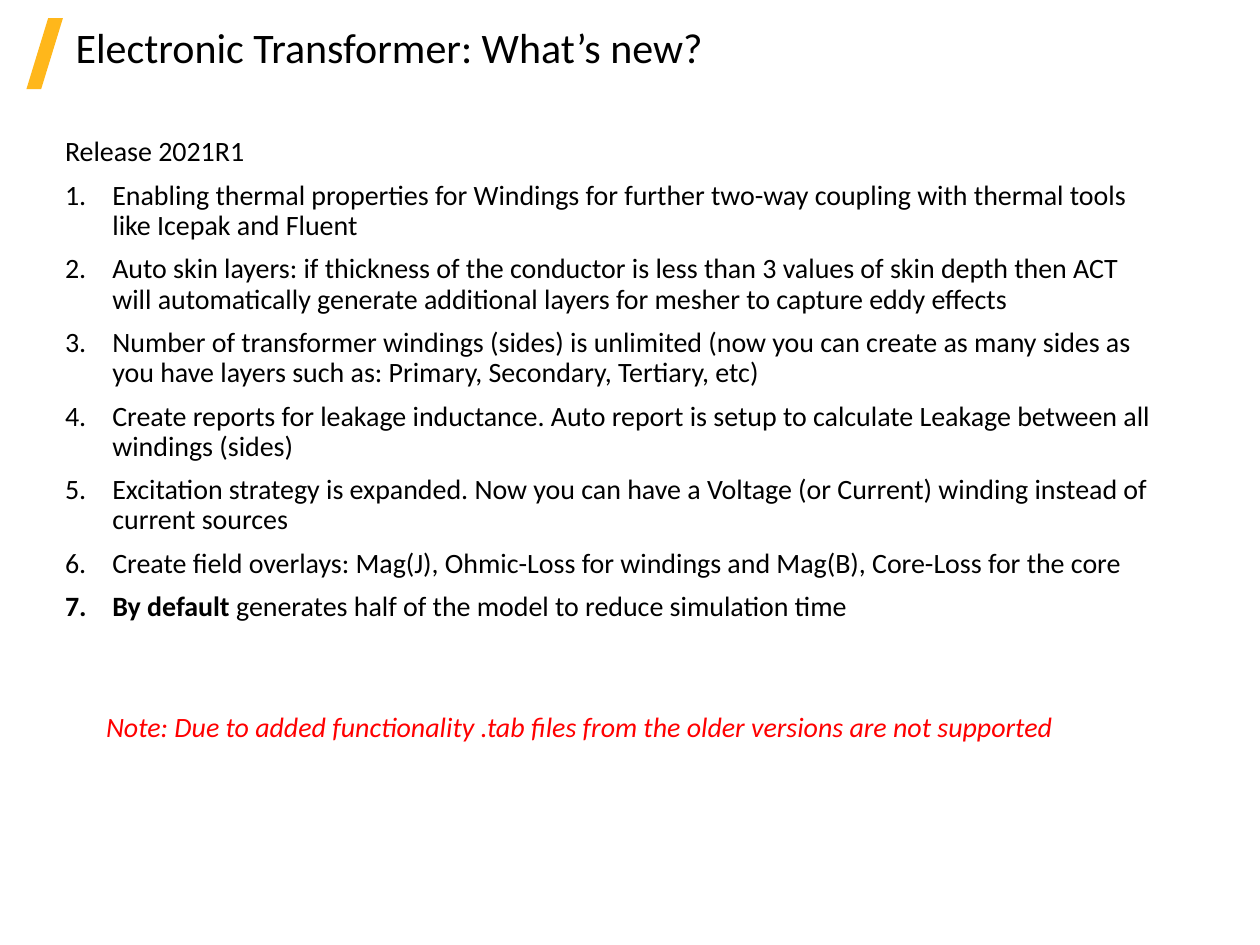
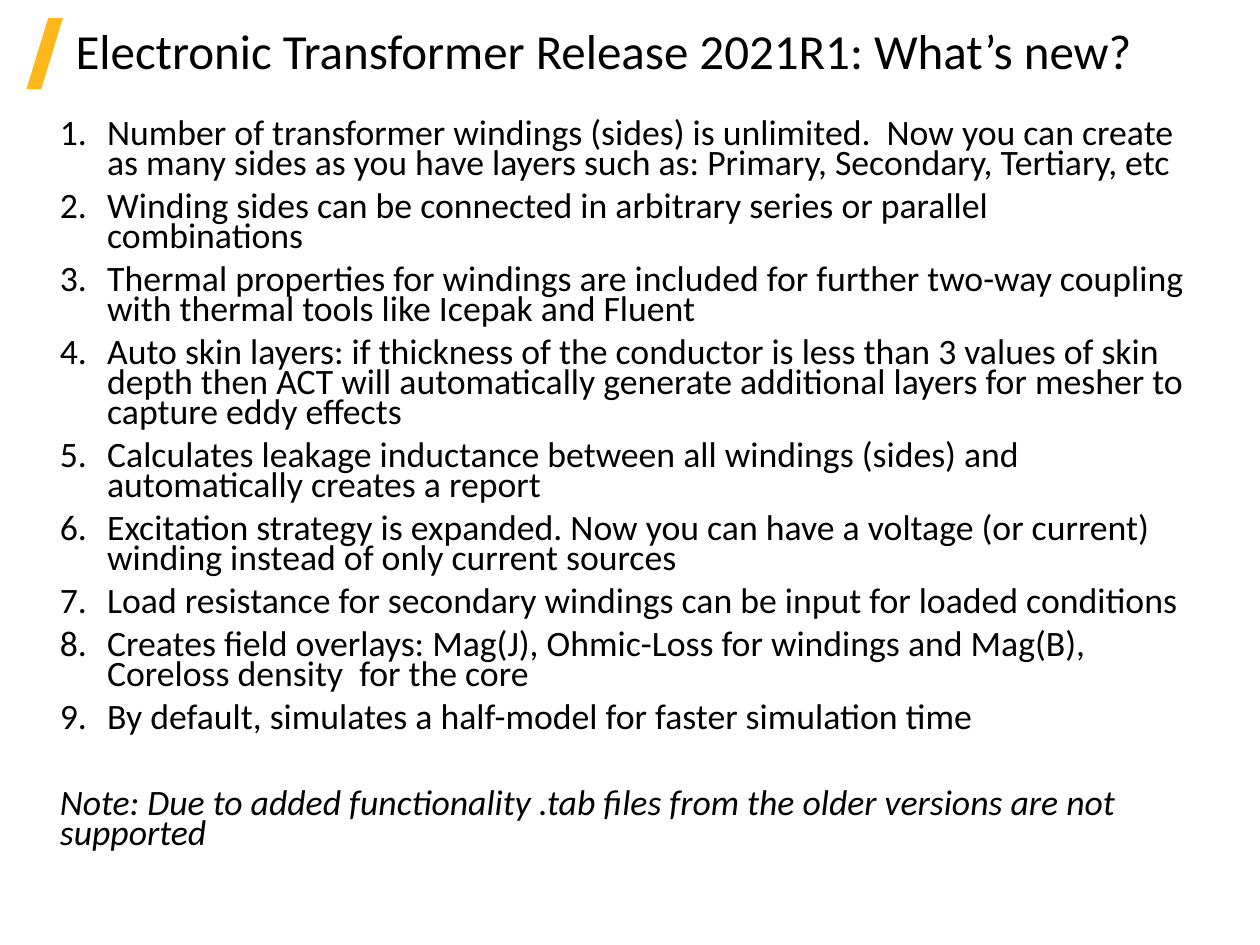
Before and after one commit to beliaev-maksim/ansys-electronic-transformer, a slide deck: slide 4 of help_source(internal)/ETK_2021R1.pptx. Drawn at 1260x945 pixels with LibreOffice and Linux fonts; fonts in the diff are those of the drawing; background and template pictures are left out. Boxes give left, top, right and bottom in pixels: in the first picture for what was removed or moved away, otherwise in the second. Text is boxed around its words. In the diff, an @@ line names an element or a change of style, - is before the commit and + after.

```diff
--- a/help_source(internal)/ETK_2021R1.pptx
+++ b/help_source(internal)/ETK_2021R1.pptx
@@ title at bbox=[76, 34, 1131, 70]: text changed; size 24 to 28 pt @@
-Electronic Transformer: What’s new?
+Electronic Transformer Release 2021R1: What’s new?
@@ text "Number of transformer windings (sides) ...": place and size @@
-text "Number of transformer windings (sides) ..." at bbox=[65, 141, 1149, 621]
+text "Number of transformer windings (sides) ..." at bbox=[60, 119, 1183, 851]
@@ text at bbox=[107, 119, 1183, 327]: text changed; size 16 to 20.4 pt @@
-Release 2021R1
-1. Enabling thermal properties for Windings for further two-way coupling with thermal tools like Icepak and Fluent
+1. Number of transformer windings (sides) is unlimited. Now you can create as many sides as you have layers such as: Primary, Secondary, Tertiary, etc
+2. Winding sides can be connected in arbitrary series or parallel combinations
+3. Thermal properties for windings are included for further two-way coupling with thermal tools like Icepak and Fluent
@@ text at bbox=[107, 339, 1182, 430]: size 16 to 20.4 pt in "Auto skin layers: if thickness of the ..."; line spacing 0.9 to 0.7 @@
@@ text at bbox=[60, 441, 1177, 851]: text changed; size 16 to 20.4 pt @@
-3. Number of transformer windings (sides) is unlimited (now you can create as many sides as you have layers such as: Primary, Secondary, Tertiary, etc)
-4. Create reports for leakage inductance. Auto report is setup to calculate Leakage between all windings (sides)
-5. Excitation strategy is expanded. Now you can have a Voltage (or Current) winding instead of current sources
-6. Create field overlays: Mag(J), Ohmic-Loss for windings and Mag(B), Core-Loss for the core
-7. By default generates half of the model to reduce simulation time
+5. Calculates leakage inductance between all windings (sides) and automatically creates a report
+6. Excitation strategy is expanded. Now you can have a voltage (or current) winding instead of only current sources
+7. Load resistance for secondary windings can be input for loaded conditions
+8. Creates field overlays: Mag(J), Ohmic-Loss for windings and Mag(B), Coreloss density for the core
+9. By default, simulates a half-model for faster simulation time
+Note: Due to added functionality .tab files from the older versions are not supported
@@ text removed at bbox=[106, 717, 1052, 742] @@
-Note: Due to added functionality .tab files from the older versions are not supported
```
Also in this commit, not shown: 18 other slides changed, 1 slide added, 2 slides removed, 8 other files.
